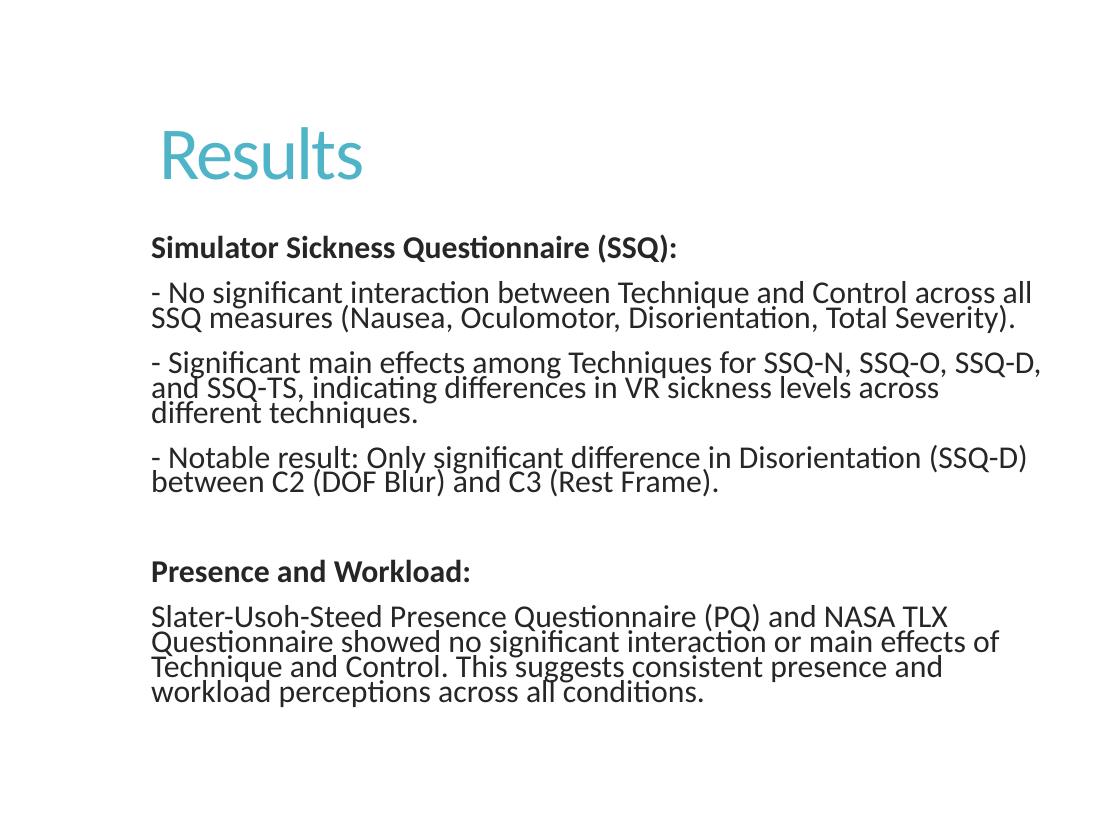
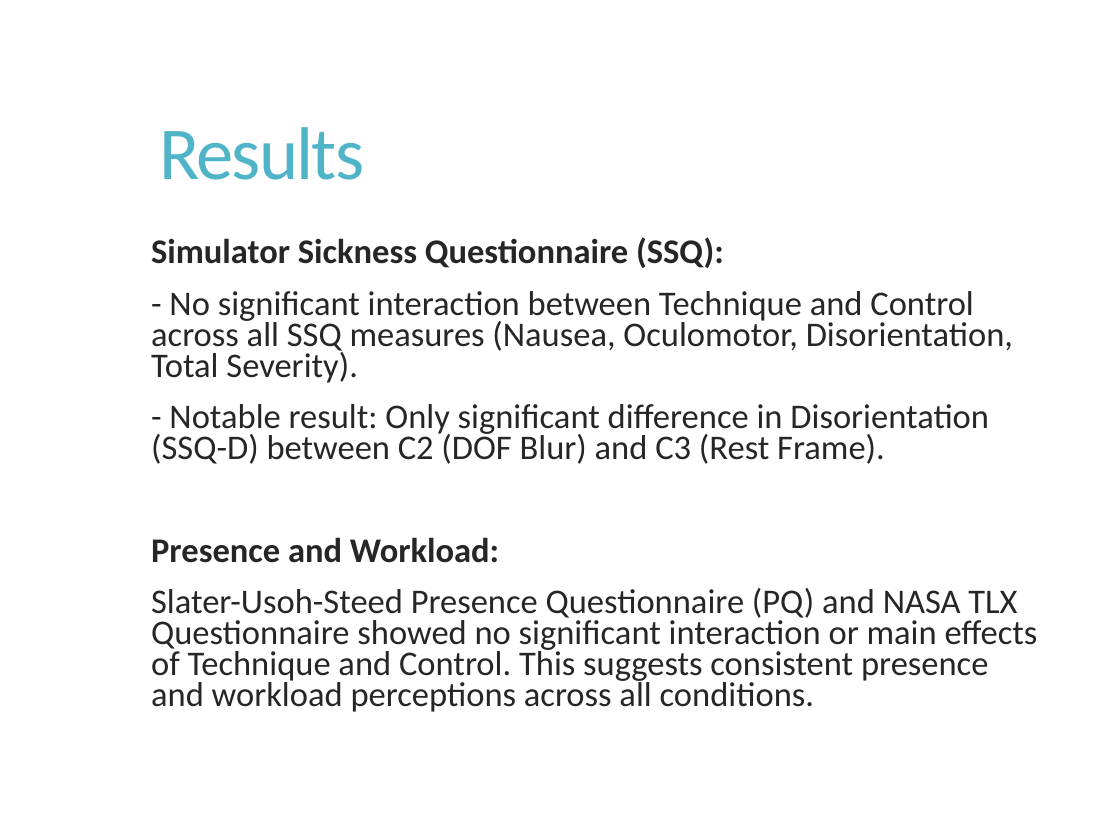
Before and after one commit to Akash3121/3D, a slide deck: slide 11 of Paper-Presentation/Akash - VR_Sickness_Mitigation_Methods_Presentation.pptx. Drawn at 1120x840 pixels with LibreOffice and Linux fonts; fonts in the diff are those of the drawing; background and template pictures are left out. Boxes give left, top, right and bottom in pixels: in the first picture for what was removed or moved away, otherwise in the second. Text is boxed around its words. In the diff, an @@ line names an element or a change of style, - is before the commit and + after.

```diff
--- a/Paper-Presentation/Akash - VR_Sickness_Mitigation_Methods_Presentation.pptx
+++ b/Paper-Presentation/Akash - VR_Sickness_Mitigation_Methods_Presentation.pptx
@@ text "Simulator Sickness Questionnaire (SSQ):" at bbox=[151, 237, 1038, 712]: size 20.4 to 22.2 pt; line spacing 0.65 to 0.75 @@
@@ text at bbox=[151, 351, 1042, 428]: paragraph removed @@
-- Significant main effects among Techniques for SSQ-N, SSQ-O, SSQ-D, and SSQ-TS, indicating differences in VR sickness levels across different techniques.
```
